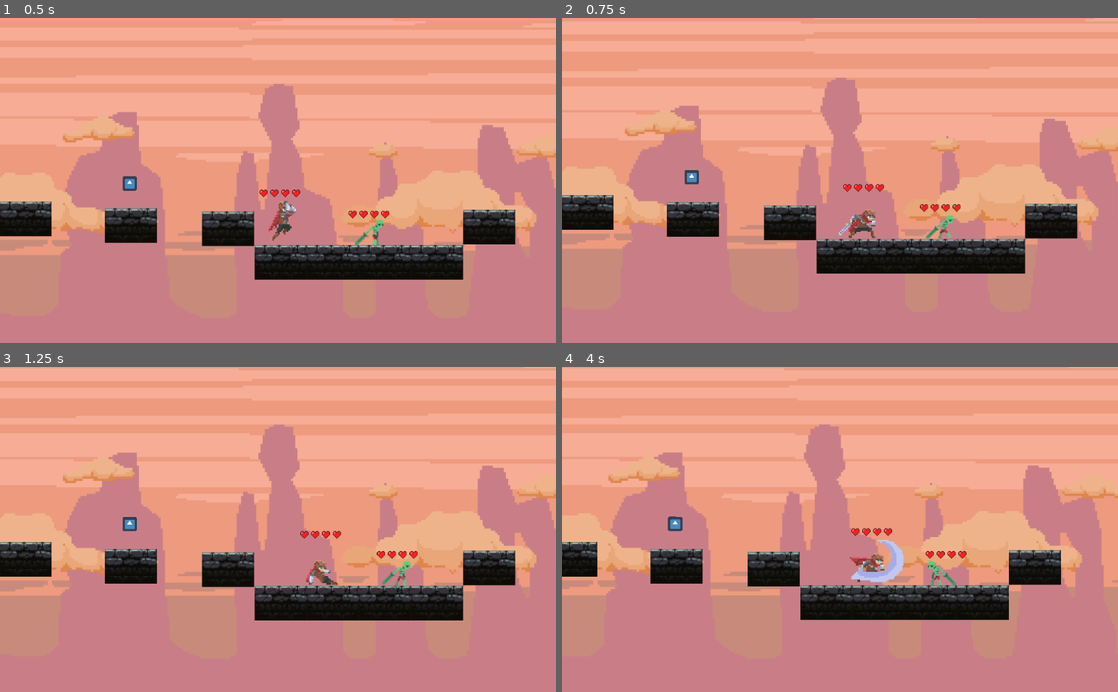
Above: before the commit, frames 1-4 (two rows, left to right).
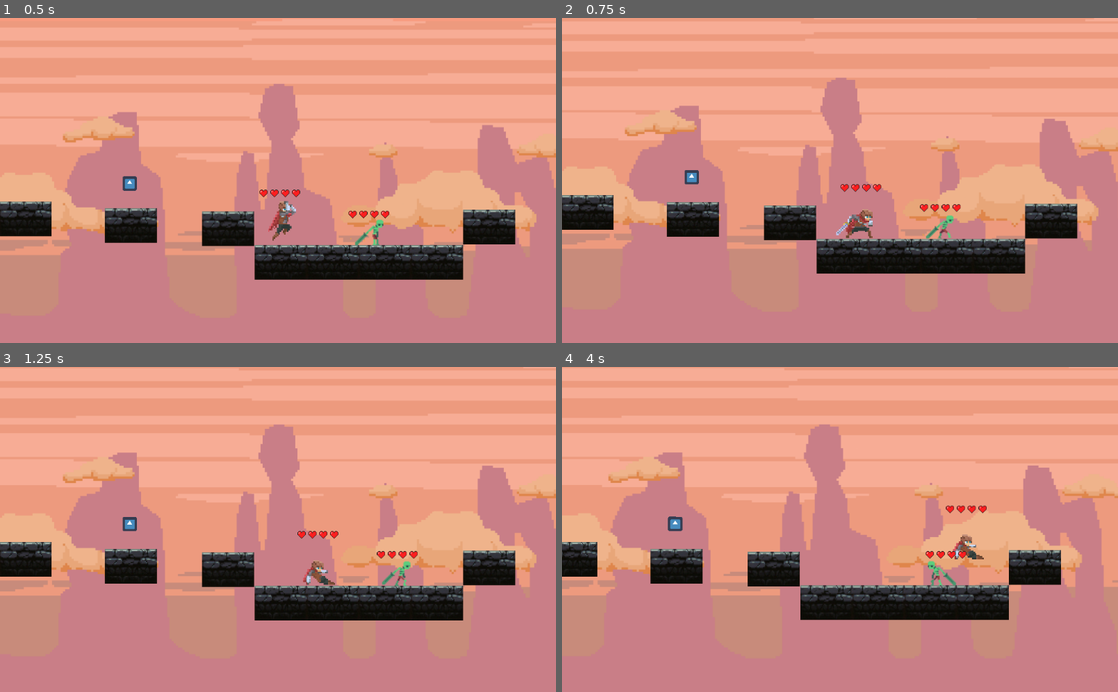
Above: after the commit, the same moments.

Repository: Majlo001/GodotGame
Game: Godot game, scene res://World.tscn
The game is run twice, just before and just after one commit, with the same random seed, the same clock (stepped at 60 frames per second) and the same inputs. The engine's default icon, where the game draws it, is replaced by a stand-in: a white triangle on a blue panel in a dark square.
Inputs (mouse positions are in pixels of both pictures, inside the frame that each line leads up to):
- Up to frame 1 (0.5 s): no input
- Up to frame 2 (0.75 s): tap Enter at 0.5 s; move the mouse to (962, 164) at 0.52 s; hold D (move_right) from 0.53 s (still down); hold S (action_slide) from 0.53 s (still down); tap Space (action_attack) at 0.6 s; click (962, 164) at 0.67 s
- Up to frame 3 (1.25 s): keep holding D (move_right); keep holding S (action_slide); tap W (action_jump) at 0.77 s
- Up to frame 4 (4 s): move the mouse to (728, 545) at 1.27 s; release S (action_slide) at 1.28 s; tap S (action_slide) at 1.35, 2.85 s; tap W (action_jump) at 1.52, 3.02, 3.77 s; tap Space (action_attack) at 1.55, 2.1, 3.05, 3.6 s; move the mouse to (895, 458) at 2.02 s; release D (move_right) at 2.03 s; hold A (move_left) 2.03-2.78 s; hold S (action_slide) 2.03-2.78 s; move the mouse to (812, 594) at 2.77 s; hold D (move_right) from 2.78 s (still down); click (812, 594) at 2.92 s; move the mouse to (1006, 578) at 3.52 s; hold S (action_slide) from 3.53 s (still down)

Frame 1 is identical in both runs. In frame 2, 0.4% of the frame differs, in the area x 49-58%, y 51-68%; in frame 3, 0.3%; in frame 4, 1.1%, in the area x 51-77%, y 42-67%.

Commit message:
Add files via upload

Diff:
--- a/Area2D.gd
+++ b/Area2D.gd
@@ -1,9 +1,9 @@
 extends Area2D
 
-var taken=false
+var taken = false
 
-func _on_coin_body_enter( body ):
-	if not taken and body is preload("res://KinematicBody2D.gd"):
-		taken = true
-		print("coin")
-	pass
+func _on_Area2D_body_enter(body):
+	if body.name == "Janek":
+		if not taken and body is preload("res://KinematicBody2D.gd"):
+			taken = true
+			print("coin")
--- a/KinematicBody2D.gd
+++ b/KinematicBody2D.gd
@@ -62,12 +62,13 @@
 
 		#ślizg
 		if Input.is_action_pressed("action_slide"):
-			if $Sprite.flip_h == true:
-				self.velocity -= Vector2(150, 0)
-				$Sprite.play("Slide")
-			elif $Sprite.flip_h == false:
-				self.velocity += Vector2(150, 0)
-				$Sprite.play("Slide")
+			if is_on_floor():
+				if $Sprite.flip_h == true:
+					self.velocity -= Vector2(150, 0)
+					$Sprite.play("Slide")
+				elif $Sprite.flip_h == false:
+					self.velocity += Vector2(150, 0)
+					$Sprite.play("Slide")
 
 		#skok
 		if is_on_floor():
@@ -101,15 +102,16 @@
 
 
 func attack():
-	attacking = true
-	velocity.x = 0
-	if $Sprite.flip_h == false:
-		self.position += Vector2(20, 0)
-	else:
-		self.position -= Vector2(20, 0)
-	$Sprite.play(attack_anim)
-	yield($Sprite, "animation_finished")
-	attacking = false
+	if is_on_floor():
+		attacking = true
+		velocity.x = 0
+		if $Sprite.flip_h == false:
+			self.position += Vector2(15, 0)
+		else:
+			self.position -= Vector2(15, 0)
+		$Sprite.play(attack_anim)
+		yield($Sprite, "animation_finished")
+		attacking = false
 
 
 func _physics_process(delta):
--- a/World.tscn
+++ b/World.tscn
@@ -81,7 +81,7 @@
 "frames": [ ExtResource( 2 ), ExtResource( 3 ), ExtResource( 4 ), ExtResource( 5 ), ExtResource( 6 ), ExtResource( 7 ) ],
 "loop": true,
 "name": "Run",
-"speed": 7.0
+"speed": 8.0
 }, {
 "frames": [ ExtResource( 8 ), ExtResource( 9 ), ExtResource( 10 ), ExtResource( 11 ), ExtResource( 12 ), ExtResource( 10 ), ExtResource( 9 ), ExtResource( 8 ) ],
 "loop": true,
@@ -127,7 +127,7 @@
 [sub_resource type="RectangleShape2D" id=2]
 
 custom_solver_bias = 0.0
-extents = Vector2( 10.6, 9.04247 )
+extents = Vector2( 11.211, 9.04247 )
 
 [sub_resource type="TileSet" id=3]
 
@@ -156,7 +156,7 @@
 custom_solver_bias = 0.0
 radius = 10.0
 
-[node name="World" type="Node2D"]
+[node name="World" type="Node2D" index="0"]
 
 position = Vector2( -2.05054, 0 )
 
@@ -174,8 +174,8 @@
 position = Vector2( 463, 275.24 )
 scale = Vector2( 2.68, 2.68 )
 frames = SubResource( 1 )
-animation = "Attack3"
-frame = 1
+animation = "Run"
+frame = 4
 
 [node name="CollisionShape2D" type="CollisionShape2D" parent="Janek" index="1"]
 
@@ -192,7 +192,6 @@
 
 [node name="Camera2D" type="Camera2D" parent="Janek" index="3"]
 
-editor/display_folded = true
 position = Vector2( 459.796, 280.248 )
 anchor_mode = 1
 rotating = false
